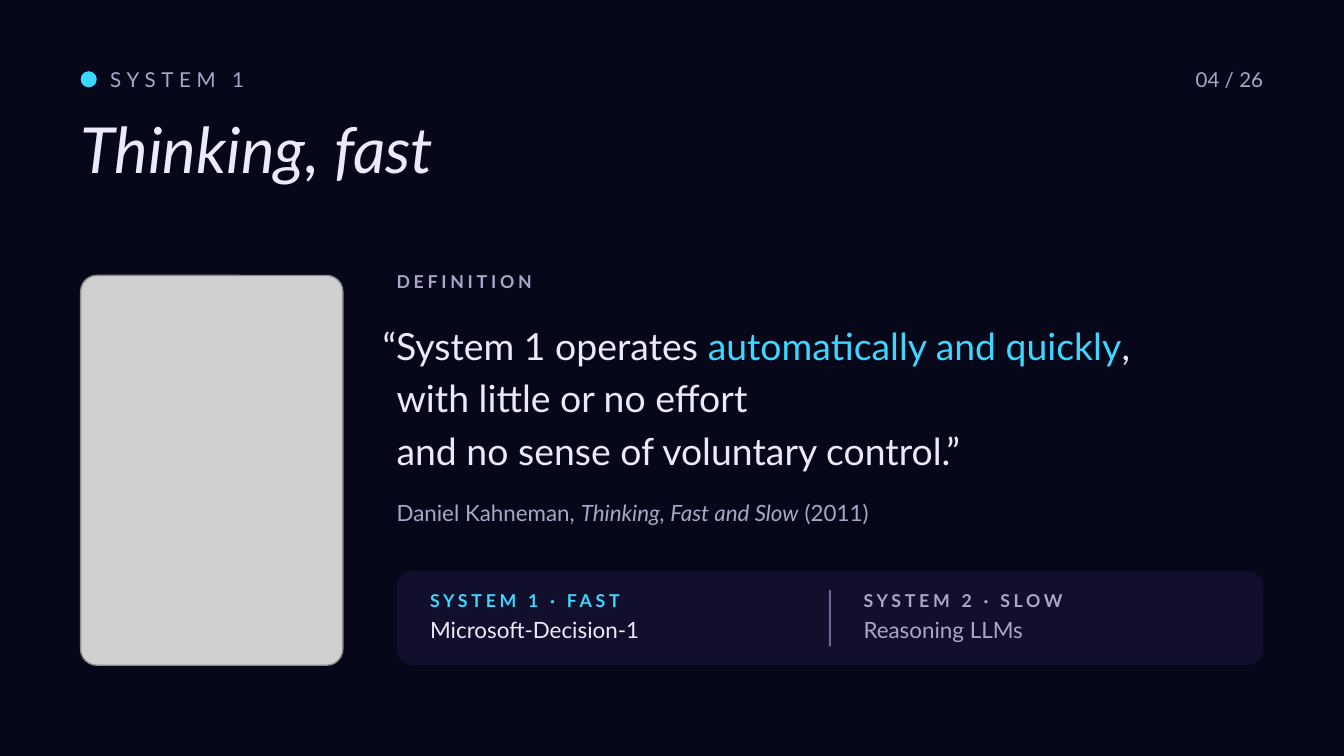
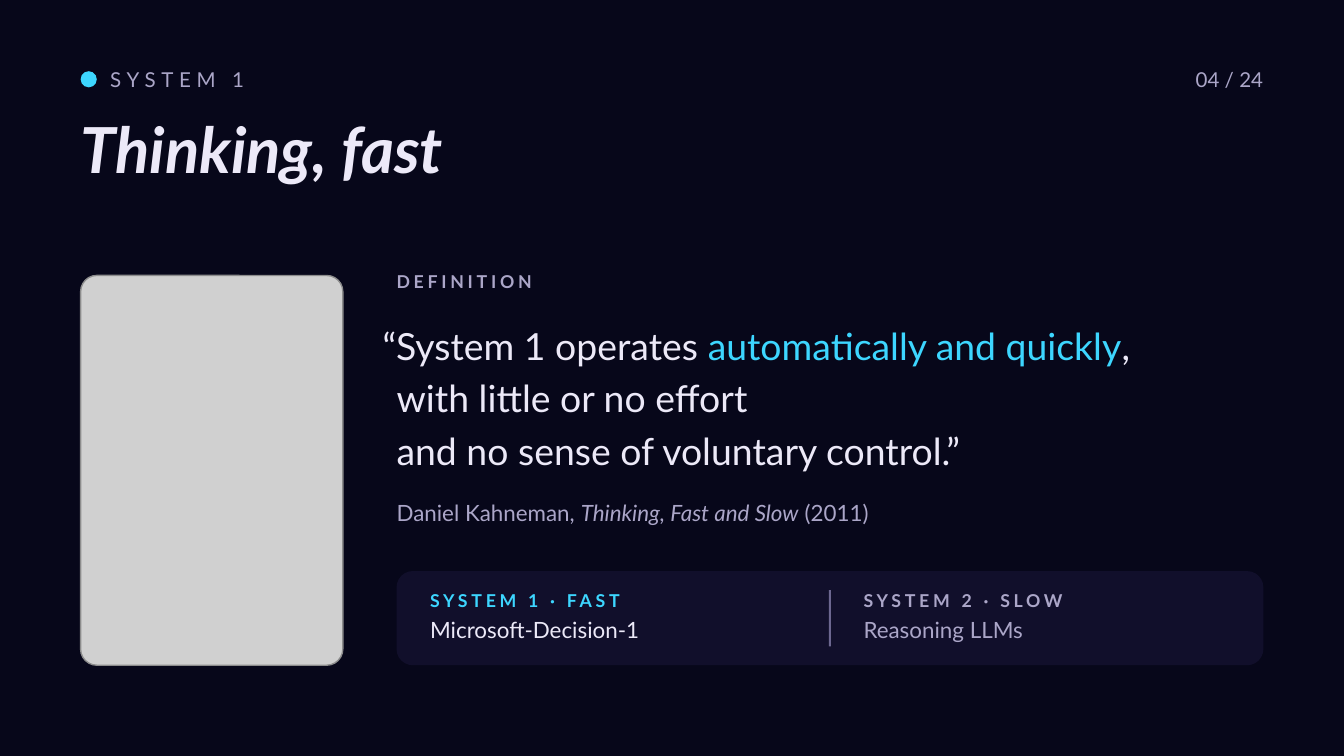
Before and after one commit to roryp/racing, a slide deck: slide 4 of docs/luna-gp-deck.pptx. Drawn at 1344x756 pixels with LibreOffice and Linux fonts; fonts in the diff are those of the drawing; grey boxes stand for pictures. Boxes give left, top, right and bottom in pixels: in the first picture for what was removed or moved away, otherwise in the second. Text is boxed around its words. In the diff, an @@ line names an element or a change of style, - is before the commit and + after.

```diff
--- a/docs/luna-gp-deck.pptx
+++ b/docs/luna-gp-deck.pptx
@@ text at [1196,72,1263,87]: text changed @@
-04 / 26
+04 / 24
@@ text "Thinking, fast" at [81,126,443,185]: bold on @@
```
Also in this commit, not shown: 22 other slides changed.
